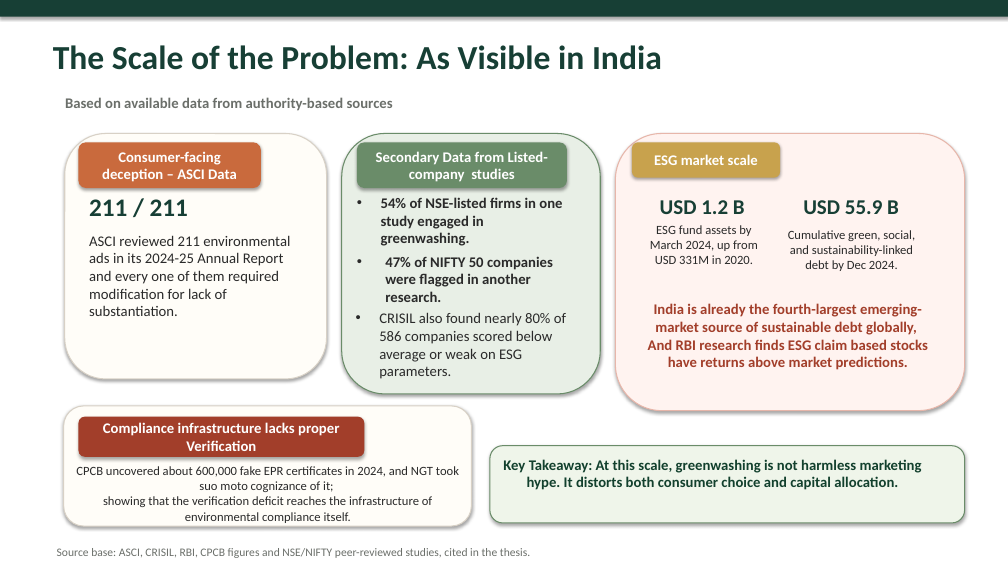
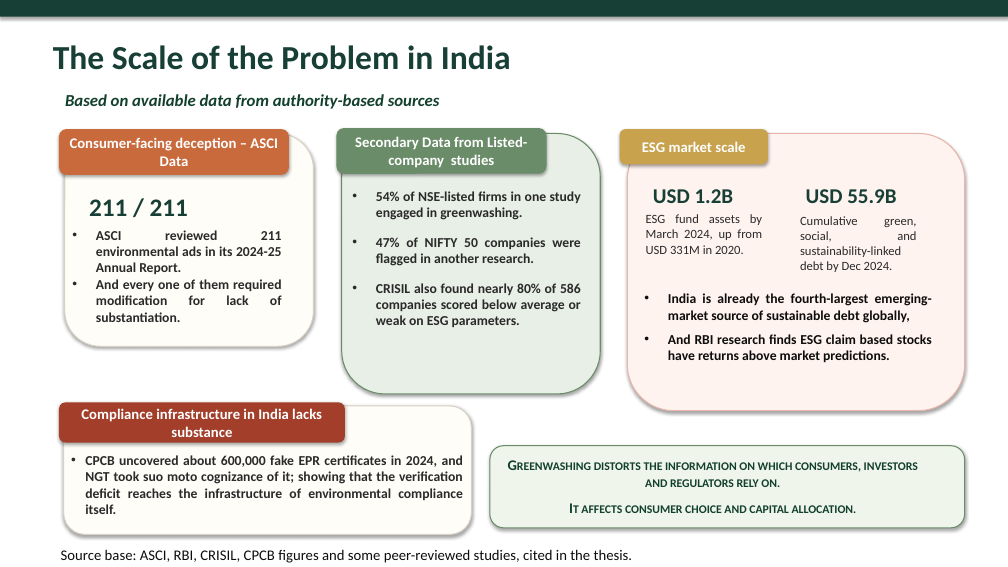
Before and after one commit to atul516/Final-VIva, a slide deck: slide 4 of Thesis Defence Presentation Final.pptx. Drawn at 1008x567 pixels with LibreOffice and Linux fonts; fonts in the diff are those of the drawing. Boxes give left, top, right and bottom in pixels: in the first picture for what was removed or moved away, otherwise in the second. Text is boxed around its words. In the diff, an @@ line names an element or a change of style, - is before the commit and + after.

```diff
--- a/Thesis Defence Presentation Final.pptx
+++ b/Thesis Defence Presentation Final.pptx
@@ text at box(53, 45, 511, 70): text changed @@
-The Scale of the Problem: As Visible in India
+The Scale of the Problem in India
@@ text "Based on available data from ..." at box(65, 94, 440, 109): size 14 to 16 pt, text colour #6B6F6A to #12402D, italic on @@
@@ rounded rectangle "Consumer-facing deception – ASCI Data": place and size @@
-rounded rectangle "Consumer-facing deception – ASCI Data" at box(79, 142, 261, 188)
+rounded rectangle "Consumer-facing deception – ASCI Data" at box(59, 129, 289, 175)
@@ rounded rectangle: place and size @@
-rounded rectangle at box(65, 134, 327, 380)
+rounded rectangle at box(65, 134, 314, 347)
@@ rounded rectangle "Secondary Data from Listed-company studies": place and size @@
-rounded rectangle "Secondary Data from Listed-company studies" at box(357, 142, 567, 188)
+rounded rectangle "Secondary Data from Listed-company studies" at box(337, 128, 547, 173)
@@ rounded rectangle "ESG market scale": place and size @@
-rounded rectangle "ESG market scale" at box(632, 142, 780, 178)
+rounded rectangle "ESG market scale" at box(620, 129, 768, 165)
@@ rounded rectangle: place and size @@
-rounded rectangle at box(616, 134, 965, 411)
+rounded rectangle at box(628, 134, 965, 411)
@@ text at box(376, 191, 581, 220): size 14 to 13 pt in "54% of NSE-listed firms in one study ..."; alignment left to justified @@
@@ text "ESG fund assets by March ...": place and size @@
-text "ESG fund assets by March ..." at box(650, 225, 758, 264)
+text "ESG fund assets by March ..." at box(646, 214, 762, 254)
@@ text "ESG fund assets by March ..." at box(646, 214, 762, 254): alignment centre to justified @@
@@ text at box(653, 189, 734, 203): spaces changed @@
-USD 1.2 B
+USD 1.2B
@@ text "Cumulative green, social, and sustainability-linked ..." at box(800, 216, 916, 272): alignment centre to justified @@
@@ text "Cumulative green, social, and sustainability-linked ...": place and size @@
-text "Cumulative green, social, and sustainability-linked ..." at box(788, 230, 915, 271)
+text "Cumulative green, social, and sustainability-linked ..." at box(800, 216, 916, 272)
@@ text at box(806, 189, 896, 203): spaces changed @@
-USD 55.9 B
+USD 55.9B
@@ text at box(96, 230, 282, 322): text changed; size 14 to 13 pt; bold on @@
-ASCI reviewed 211 environmental ads in its 2024-25 Annual Report and every one of them required modification for lack of substantiation.
+• ASCI reviewed 211 environmental ads in its 2024-25 Annual Report.
+• And every one of them required modification for lack of substantiation.
@@ text at box(376, 237, 581, 327): paragraphs added @@
+• 47% of NIFTY 50 companies were flagged in another research.
+• CRISIL also found nearly 80% of 586 companies scored below average or weak on ESG parameters.
@@ text removed at box(385, 256, 553, 302) @@
-• 47% of NIFTY 50 companies were flagged in another research.
@@ text "India is already the fourth-largest ...": place and size @@
-text "India is already the fourth-largest ..." at box(648, 303, 928, 370)
+text "India is already the fourth-largest ..." at box(668, 293, 932, 362)
@@ text "India is already the fourth-largest ..." at box(668, 293, 932, 362): size 14 to 13 pt, text colour #A23E2A to #0D0D0D; alignment centre to justified; bullet none to • @@
@@ text removed at box(379, 312, 566, 379) @@
-• CRISIL also found nearly 80% of 586 companies scored below average or weak on ESG parameters.
@@ rounded rectangle "Compliance infrastructure in India lacks ...": place and size @@
-rounded rectangle "Compliance infrastructure in India lacks ..." at box(79, 417, 364, 457)
+rounded rectangle "Compliance infrastructure in India lacks ..." at box(59, 402, 345, 442)
@@ rounded rectangle: place and size @@
-rounded rectangle at box(64, 406, 471, 526)
+rounded rectangle at box(64, 406, 471, 535)
@@ text in rounded rectangle at box(81, 408, 322, 437): text changed @@
-Compliance infrastructure lacks proper Verification
+Compliance infrastructure in India lacks substance
@@ rounded rectangle: place and size @@
-rounded rectangle at box(490, 446, 965, 523)
+rounded rectangle at box(490, 446, 965, 529)
@@ text at box(85, 455, 463, 514): text changed; size 12 to 13 pt; bold on @@
-CPCB uncovered about 600,000 fake EPR certificates in 2024, and NGT took suo moto cognizance of it;
-showing that the verification deficit reaches the infrastructure of environmental compliance itself.
+• CPCB uncovered about 600,000 fake EPR certificates in 2024, and NGT took suo moto cognizance of it; showing that the verification deficit reaches the infrastructure of environmental compliance itself.
@@ text at box(581, 462, 918, 513): text changed @@
-Key Takeaway: At this scale, greenwashing is not harmless marketing hype. It distorts both consumer choice and capital allocation.
+Greenwashing distorts the information on which consumers, investors and regulators rely on.
+It affects consumer choice and capital allocation.
@@ text at box(61, 549, 633, 563): text changed; size 11 to 14 pt; text colour #6B6F6A to #0D0D0D @@
-Source base: ASCI, CRISIL, RBI, CPCB figures and NSE/NIFTY peer-reviewed studies, cited in the thesis.
+Source base: ASCI, RBI, CRISIL, CPCB figures and some peer-reviewed studies, cited in the thesis.
```
Also in this commit, not shown: 7 other slides changed.
